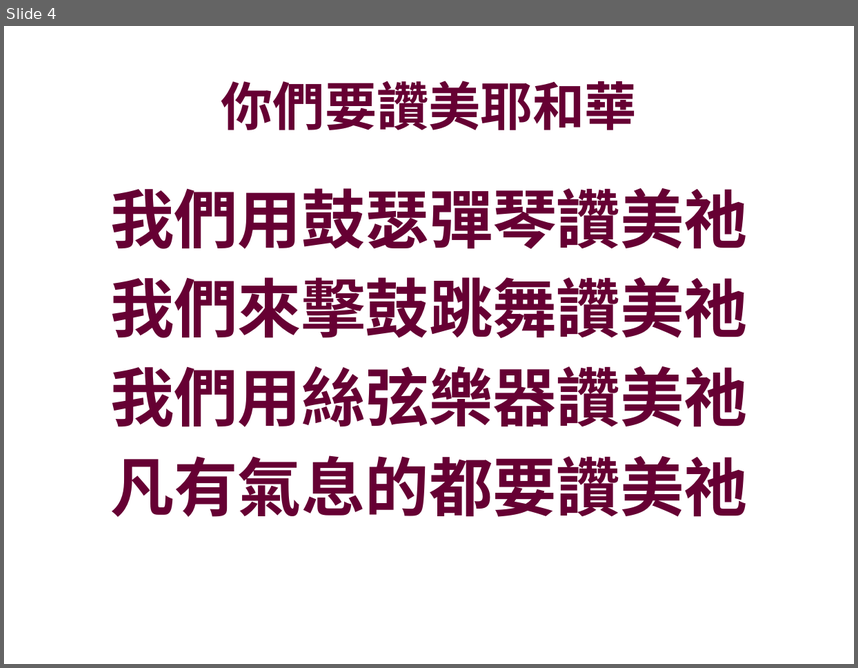
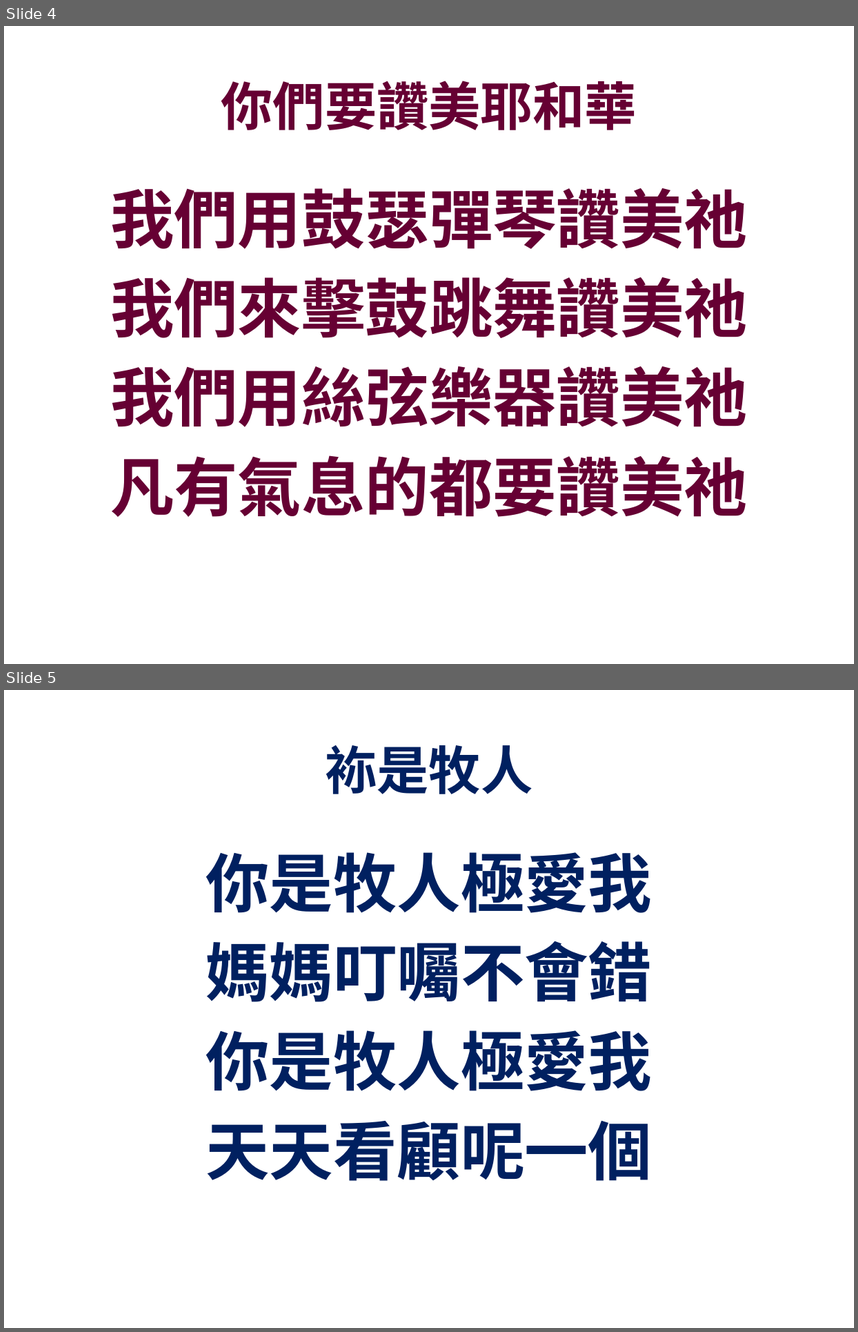
Before and after one commit to batisuoc/bible-school, a slide deck: 2019/1月.pptx. Shown one above the other, each under a label of ours: slide 4 before the commit, slides 4 and 5 after it. The pictures are 858x668 and 858x1332 pixels, drawn with LibreOffice and Linux fonts; fonts in the diff are those of the drawing; background and template pictures are left out. Boxes give left, top, right and bottom in pixels: in the first picture for what was removed or moved away, otherwise in the second. Text is boxed around its words. In the diff, an @@ line names an element or a change of style, - is before the commit and + after.

```diff
--- a/2019/1月.pptx
+++ b/2019/1月.pptx
@@ slide 5 added at <box>4,690,854,1328</box>, background picture (left out) @@
@@ text added at <box>325,745,533,794</box>, 44 pt, text #002060, bold @@
+袮是牧人
@@ text added at <box>206,852,653,1181</box>, 54 pt, text #002060, bold @@
+你是牧人極愛我
+媽媽叮囑不會錯
+你是牧人極愛我
+天天看顧呢一個
```
Also in this commit, not shown: 6 other slides changed, 1 other slide added, 2 slides removed, 1 other file.
